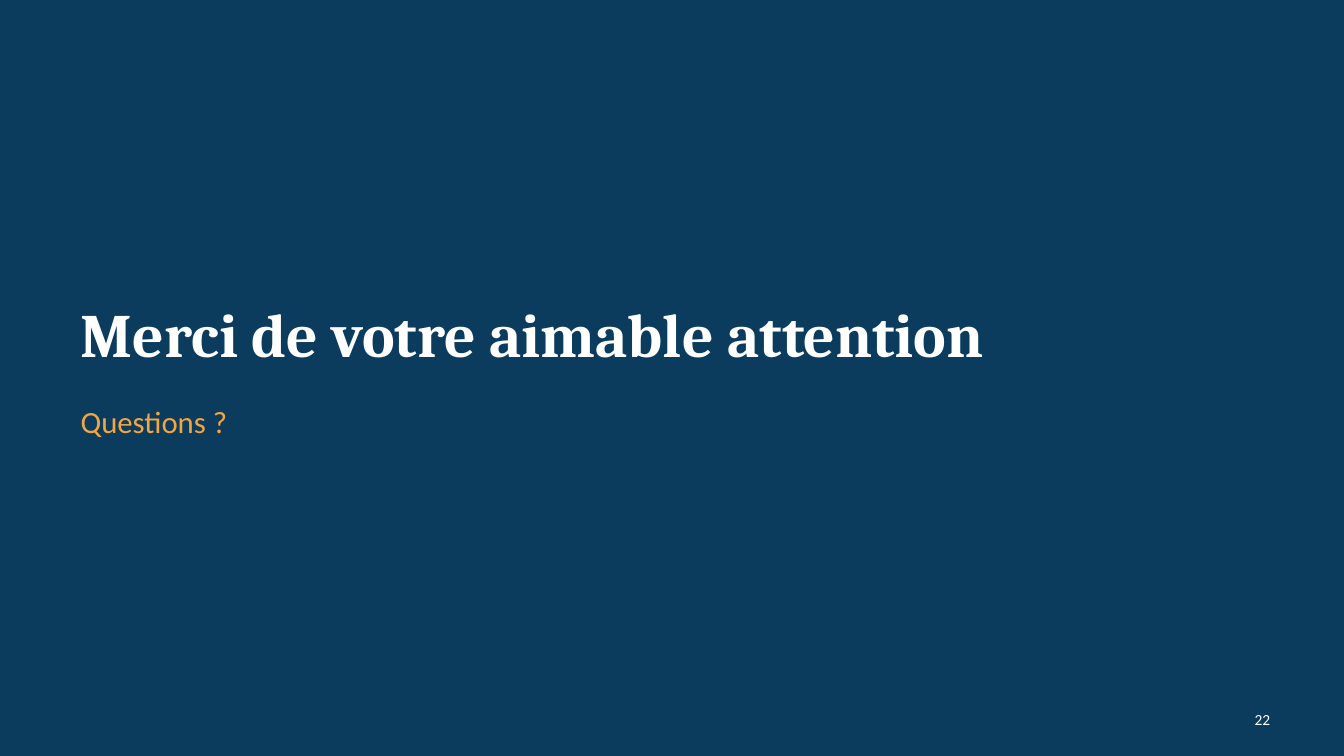
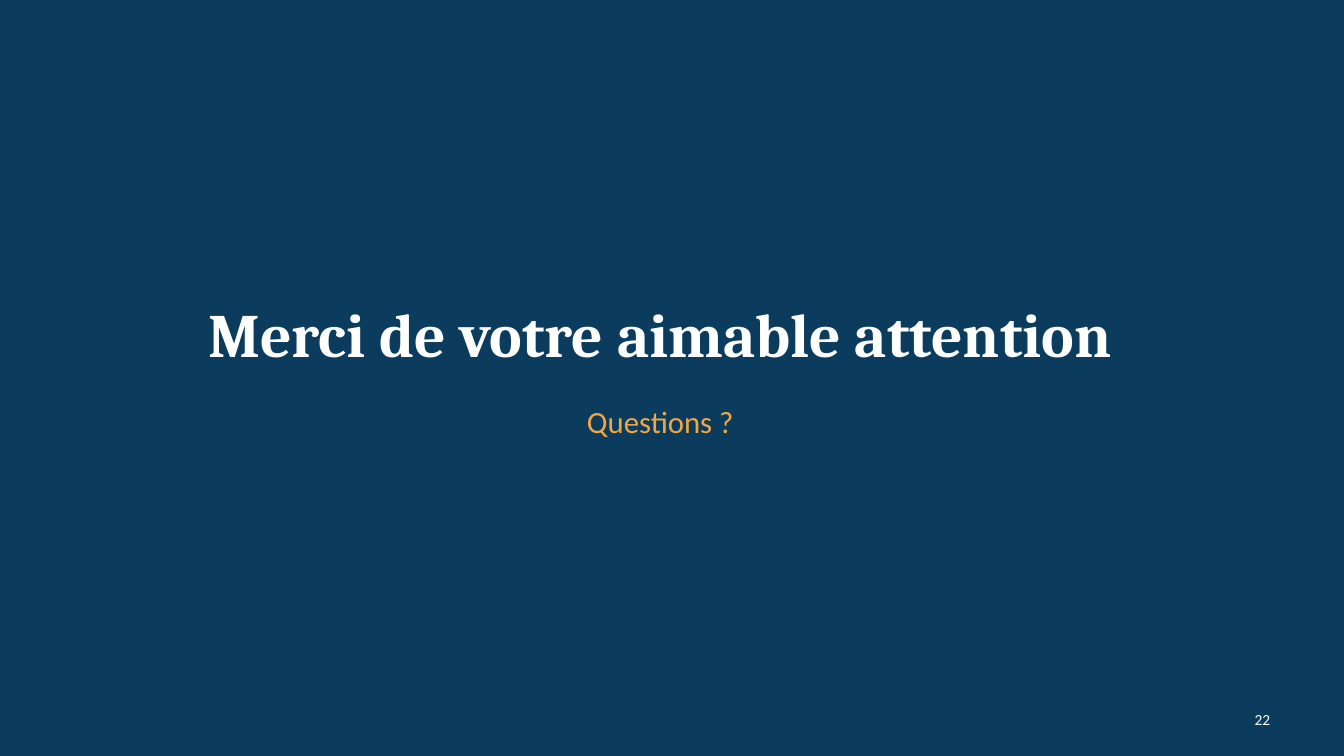
Before and after one commit to LaithSama/AUXIDRIVE, a slide deck: slide 25 of Sources/Conception et developpement d'une application de gestion d'assurance automobile - soutenance.pptx. Drawn at 1344x756 pixels with LibreOffice and Linux fonts; fonts in the diff are those of the drawing. Boxes give left, top, right and bottom in pixels: in the first picture for what was removed or moved away, otherwise in the second. Text is boxed around its words. In the diff, an @@ line names an element or a change of style, - is before the commit and + after.

```diff
--- a/Sources/Conception et developpement d'une application de gestion d'assurance automobile - soutenance.pptx
+++ b/Sources/Conception et developpement d'une application de gestion d'assurance automobile - soutenance.pptx
@@ title "Merci de votre aimable attention" at (x1=208, y1=314, x2=1112, y2=358): alignment left to centre @@
@@ text "Questions ?" at (x1=587, y1=411, x2=712, y2=437): alignment left to centre @@
```
Also in this commit, not shown: 2 other slides changed, 25 other files.
